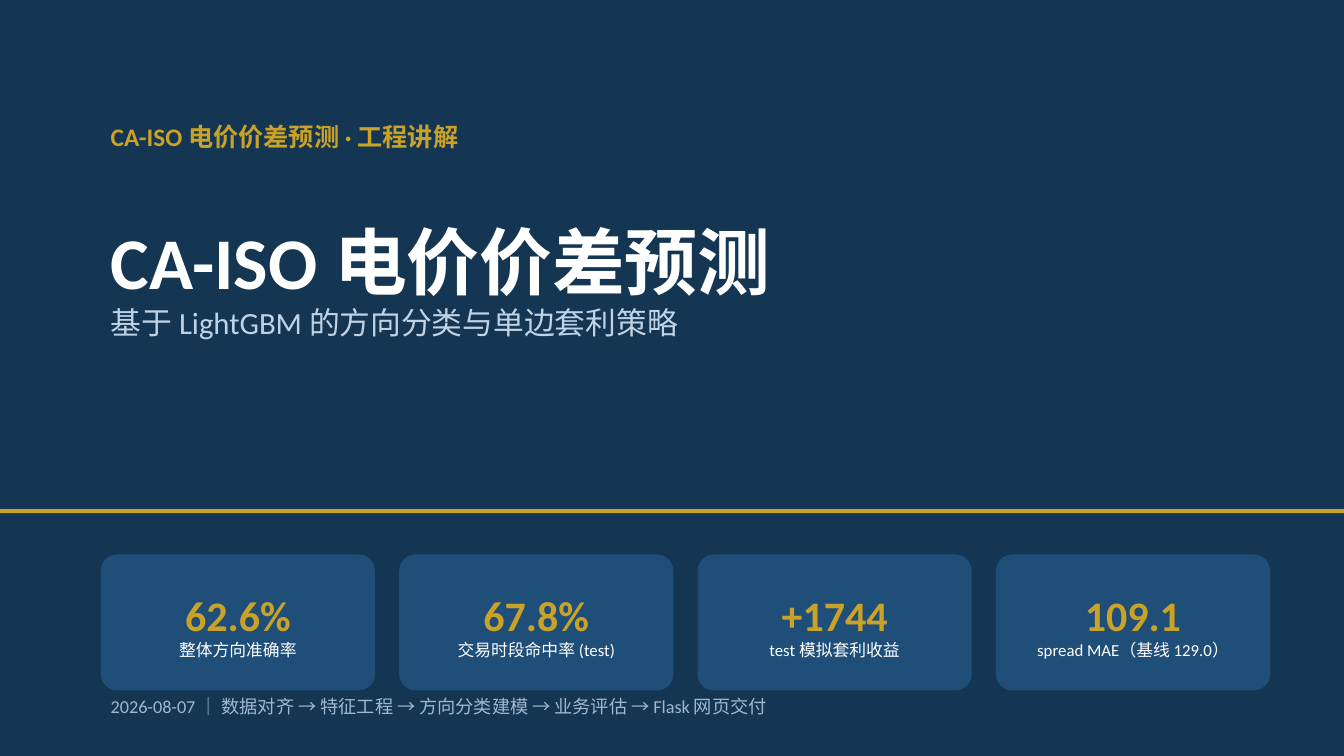
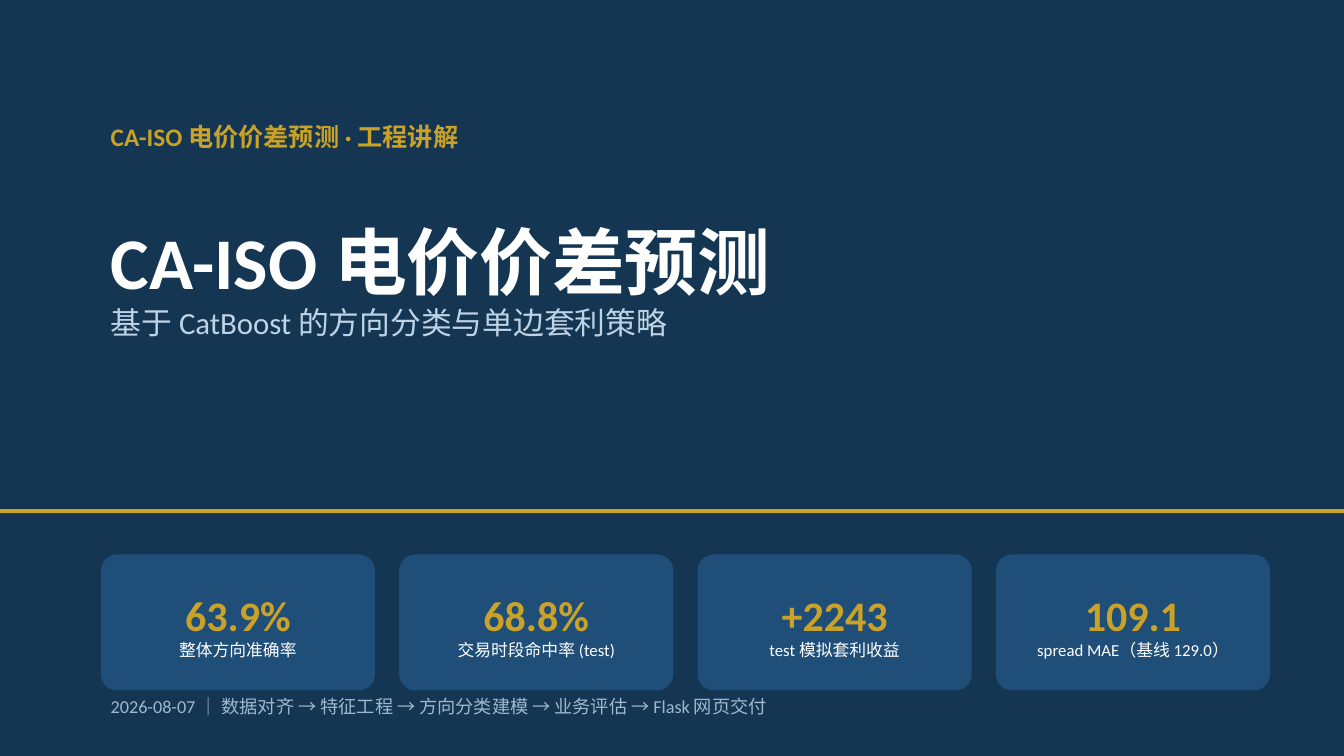
Before and after one commit to ice-kora/ca-power-spread-agent, a slide deck: slide 1 of code/deliverables/讲解版.pptx. Drawn at 1344x756 pixels with LibreOffice and Linux fonts; fonts in the diff are those of the drawing. Boxes give left, top, right and bottom in pixels: in the first picture for what was removed or moved away, otherwise in the second. Text is boxed around its words. In the diff, an @@ line names an element or a change of style, - is before the commit and + after.

Commit message:
update PPT to CatBoost data + regenerate charts

```diff
--- a/code/deliverables/讲解版.pptx
+++ b/code/deliverables/讲解版.pptx
@@ text at (111,308,667,337): text changed @@
-基于 LightGBM 的方向分类与单边套利策略
+基于 CatBoost 的方向分类与单边套利策略
@@ text in rounded rectangle at (185,602,291,632): text changed @@
-62.6%
+63.9%
@@ text in rounded rectangle at (483,602,589,632): text changed @@
-67.8%
+68.8%
@@ text in rounded rectangle at (782,603,888,632): text changed @@
-+1744
++2243
```
Also in this commit, not shown: 8 other slides changed, 3 other files.
